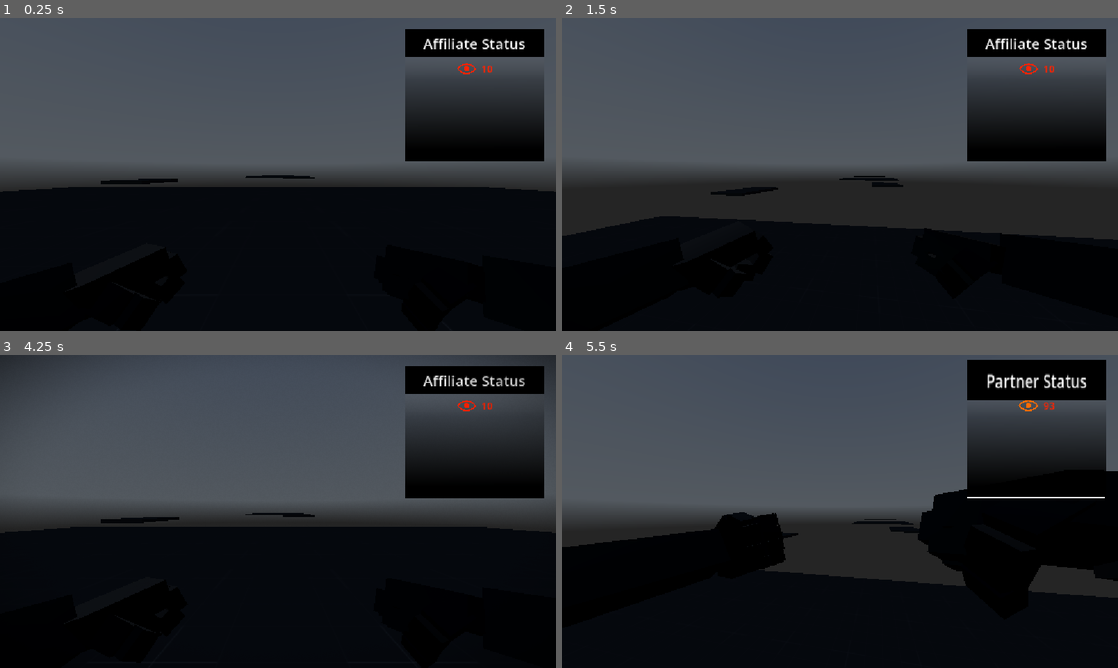
Above: before the commit, frames 1-4 (two rows, left to right).
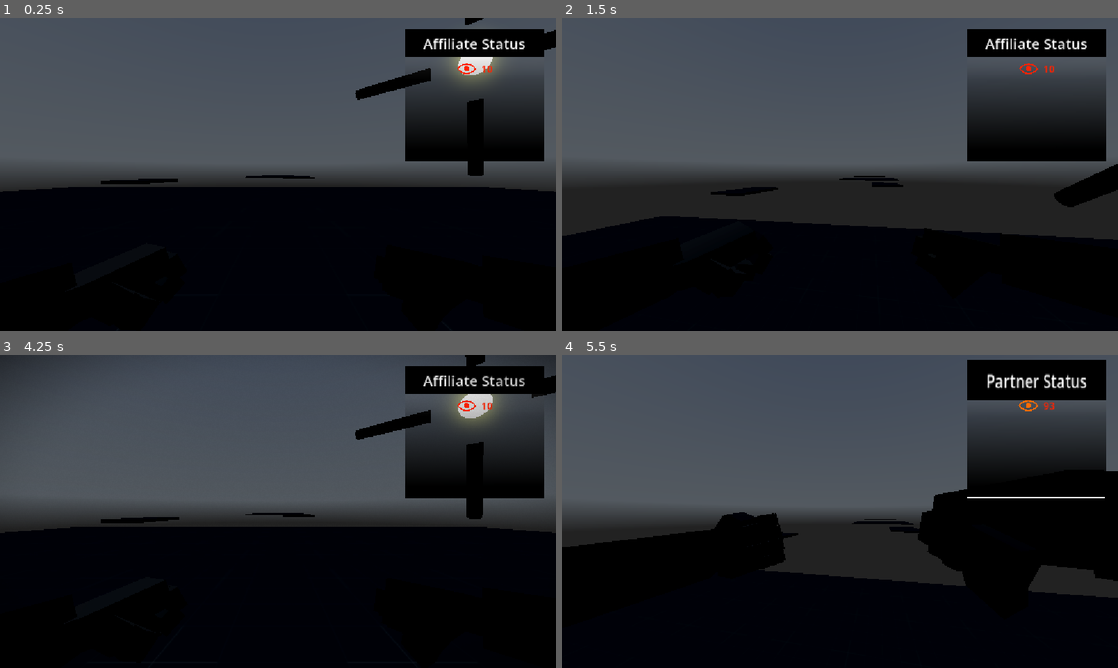
Above: after the commit, the same moments.

Repository: awesomness560/ParryEverything
Game: Godot game, scene res://main.tscn
The game is run twice, just before and just after one commit, with the same random seed, the same clock (stepped at 60 frames per second) and the same inputs. A sky picture missing from this copy of the repository is replaced by a grey-blue gradient.
Inputs (mouse positions are in pixels of both pictures, inside the frame that each line leads up to):
- Up to frame 1 (0.25 s): no input
- Up to frame 2 (1.5 s): move the mouse to (867, 174) at 0.52 s; hold Right mouse button (parry_activate) 0.53-1.28 s; hold W (forward) from 0.53 s (still down); tap Space (jump) at 0.77 s; move the mouse to (812, 174) at 1.27 s; tap L (taunt) at 1.35 s
- Up to frame 3 (4.25 s): keep holding W (forward); tap Space (jump) at 1.52, 3.02, 3.77 s; move the mouse to (289, 505) at 2.02 s; hold 1 2.03-2.78 s; move the mouse to (272, 517) at 2.77 s; tap 2 at 2.85 s; move the mouse to (316, 514) at 3.52 s; hold 3 from 3.53 s (still down); tap R (restart) at 4.15 s
- Up to frame 4 (5.5 s): keep holding W (forward); move the mouse to (795, 508) at 4.27 s; release 3 at 4.28 s; tap 4 at 4.35 s; tap Space (jump) at 4.52 s; move the mouse to (845, 511) at 5.02 s; hold Right mouse button (parry_activate) from 5.03 s (still down)

The runs differ from the first frame. In frame 1, 1.6% of the frame differs, in the area x 63-100%, y 0-51%; in frame 2, 0.8%; in frame 3, 1.8%, in the area x 63-100%, y 0-53%; in frame 4, less than 0.1%.

Commit message:
Added first enemy (started)

Diff:
--- /dev/null
+++ b/parry-everything-game/Assets/Shaders/wireframe.gdshader
@@ -0,0 +1,43 @@
+shader_type spatial;
+
+render_mode unshaded;
+
+uniform vec4 modelColor : source_color;
+uniform vec4 wireframeColor : source_color;
+
+uniform float width : hint_range(0.0, 15.) = 1.;
+uniform float modelOpacity : hint_range(0.0, 1.0) = 1.;
+
+uniform bool filtered = false;
+
+const vec3 vectors[3] = {
+	vec3(1.0, 0.0 ,0.0),
+	vec3(0.0, 1.0 ,0.0),
+	vec3(0.0, 0.0 ,1.0)
+};
+
+varying vec3 baryCoord;
+
+void vertex()
+{
+	baryCoord = vectors[VERTEX_ID % 3];
+}
+
+void fragment() {
+	vec3 dBaryCoordX = dFdx(baryCoord);
+	vec3 dBaryCoordY = dFdy(baryCoord);
+	vec3 dBaryCoord  = sqrt(dBaryCoordX*dBaryCoordX + dBaryCoordY*dBaryCoordY);
+
+	vec3 remap = smoothstep(
+		vec3(0.0),
+		dBaryCoord * width,
+		baryCoord
+	);
+
+	remap = filtered ? remap : step(.5, remap);
+
+	float closestEdge = min(min(remap.x, remap.y), remap.z);
+
+	ALBEDO = mix(wireframeColor, modelColor, closestEdge).xyz;
+	ALPHA = mix(1., modelOpacity, closestEdge);
+}
--- /dev/null
+++ b/parry-everything-game/Enemies/Laser/laser_enemy.gd
@@ -0,0 +1,161 @@
+extends Node3D
+class_name LaserEnemy
+
+enum State {
+	IDLE,
+	ATTACKING
+}
+
+@export var visualsNode : Node3D
+@export var spinningCenterNode : Node3D
+@export var amountGatheringParticles : GPUParticles3D
+
+var player : Player
+var current_state : State = State.IDLE
+
+#Tweens
+var idleTween : Tween
+var visualsSpinTween : Tween
+var attackingTween : Tween
+
+func _ready() -> void:
+	change_state(State.IDLE)
+
+func _process(delta: float) -> void:
+	match current_state:
+		State.IDLE:
+			if player:
+				change_state(State.ATTACKING)
+		State.ATTACKING:
+			if player:
+				look_at(player.global_position)
+			else:
+				change_state(State.IDLE)
+
+func change_state(new_state: State) -> void:
+	if current_state == new_state:
+		return
+
+	# Handle exiting current state
+	match current_state:
+		State.IDLE:
+			# Stop idle tweens
+			if idleTween:
+				idleTween.kill()
+			if visualsSpinTween:
+				visualsSpinTween.kill()
+			visualsNode.rotation_degrees.x = 0.0
+		State.ATTACKING:
+			# Stop attacking tweens
+			if attackingTween:
+				attackingTween.kill()
+			# Stop particles
+			if amountGatheringParticles:
+				amountGatheringParticles.emitting = false
+				amountGatheringParticles.amount_ratio = 0.0
+
+	current_state = new_state
+
+	# Handle entering new state
+	match current_state:
+		State.IDLE:
+			playIdle()
+		State.ATTACKING:
+			playAttacking()
+
+func playIdle():
+	# Continuous spin for visualsNode
+	visualsSpinTween = create_tween()
+	visualsSpinTween.set_loops()
+	visualsSpinTween.tween_property(visualsNode, "rotation_degrees:y", 360.0, 8.0).from(0.0)
+
+	# Twitching rotation for spinningCenterNode around X axis
+	idleTween = create_tween()
+	idleTween.set_loops()
+
+	for i in range(6): # 6 steps per loop cycle
+		var random_angle = randf_range(-90.0, 90.0) # Random angle between -90 and 90 degrees
+		var is_slow = randf() > 0.5 # 50% chance to be slow
+		var duration = randf_range(0.8, 1.5) if is_slow else randf_range(0.1, 0.3)
+		var trans_type = Tween.TRANS_SINE if is_slow else Tween.TRANS_QUAD
+		var ease_type = Tween.EASE_IN_OUT if is_slow else Tween.EASE_OUT
+
+		idleTween.tween_property(
+			spinningCenterNode,
+			"rotation_degrees:x",
+			random_angle,
+			duration
+		).set_trans(trans_type).set_ease(ease_type)
+
+func playAttacking():
+	playAttackingSpin()
+
+func playAttackingSpin():
+	attackingTween = create_tween()
+	attackingTween.set_parallel(true)
+
+	# Store original rotation
+	var original_rotation = spinningCenterNode.rotation_degrees.x
+
+	# Accelerating spins
+	var num_spins = 5
+	var total_duration = 3.0
+
+	attackingTween.tween_property(
+		spinningCenterNode,
+		"rotation_degrees:x",
+		original_rotation + (360.0 * num_spins),
+		total_duration
+	).set_custom_interpolator(func(v): return ease(v, 3.0))
+
+	# Tween particles amount ratio from 0 to 1
+	if amountGatheringParticles:
+		amountGatheringParticles.emitting = true
+		amountGatheringParticles.amount_ratio = 0.0
+		attackingTween.tween_property(
+			amountGatheringParticles,
+			"amount_ratio",
+			1.0,
+			total_duration
+		).set_custom_interpolator(func(v): return ease(v, 3.0))
+
+	# Connect to the tween finished signal
+	attackingTween.finished.connect(playAttackingCooldown.bind(original_rotation))
+
+func playAttackingCooldown(original_rotation: float):
+	# Check if we should continue attacking or go to idle
+	if not player:
+		change_state(State.IDLE)
+		return
+
+	# Stop particles
+	if amountGatheringParticles:
+		amountGatheringParticles.emitting = false
+		amountGatheringParticles.amount_ratio = 0.0
+
+	# Create new tween for cooldown
+	attackingTween = create_tween()
+
+	# Cooldown: one last smooth circle back to original rotation
+	attackingTween.tween_property(
+		spinningCenterNode,
+		"rotation_degrees:x",
+		original_rotation,
+		1.2
+	).set_trans(Tween.TRANS_SINE).set_ease(Tween.EASE_OUT)
+
+	# After cooldown, attack again if player still present
+	attackingTween.finished.connect(func():
+		if player and current_state == State.ATTACKING:
+			playAttacking()
+	)
+
+#region Signals
+func _on_targeting_range_body_entered(body: Node3D) -> void:
+	if body is Player:
+		player = body
+
+func _on_targeting_range_body_exited(body: Node3D) -> void:
+	if body is Player:
+		player = null
+#endregion
--- /dev/null
+++ b/parry-everything-game/Enemies/Laser/laser_enemy.tscn
@@ -0,0 +1,121 @@
+[gd_scene format=3 uid="uid://1b0jwujo5mdm"]
+
+[ext_resource type="Script" uid="uid://bym8adytbj7vb" path="res://Enemies/Laser/laser_enemy.gd" id="1_f0s5n"]
+[ext_resource type="Texture2D" uid="uid://m4cju0mr8s3h" path="res://Assets/Particles/trace_06.png" id="2_v3hqn"]
+
+[sub_resource type="SphereMesh" id="SphereMesh_buepd"]
+
+[sub_resource type="StandardMaterial3D" id="StandardMaterial3D_f0s5n"]
+albedo_color = Color(1, 0.8117647, 0.2509804, 1)
+emission_enabled = true
+emission = Color(1, 0.8117647, 0.2509804, 1)
+emission_energy_multiplier = 5.0
+
+[sub_resource type="Curve" id="Curve_7f2vb"]
+_limits = [0.0, 1.0, 0.0, 92.9]
+_data = [Vector2(0, 119.86), 0.0, 0.0, 0, 0]
+point_count = 1
+
+[sub_resource type="CurveTexture" id="CurveTexture_7myrs"]
+curve = SubResource("Curve_7f2vb")
+
+[sub_resource type="Curve" id="Curve_v3hqn"]
+_data = [Vector2(0, 1), 0.0, 0.0, 0, 0, Vector2(1, 0.33418226), 0.0, 0.0, 0, 0]
+point_count = 2
+
+[sub_resource type="Curve" id="Curve_7myrs"]
+_data = [Vector2(0, 1), 0.0, 0.0, 0, 0, Vector2(1, 1), 0.0, 0.0, 0, 0]
+point_count = 2
+
+[sub_resource type="Curve" id="Curve_32voo"]
+_data = [Vector2(0, 1), 0.0, 0.0, 0, 0, Vector2(1, 1), 0.0, 0.0, 0, 0]
+point_count = 2
+
+[sub_resource type="CurveXYZTexture" id="CurveXYZTexture_t73sw"]
+curve_x = SubResource("Curve_v3hqn")
+curve_y = SubResource("Curve_7myrs")
+curve_z = SubResource("Curve_32voo")
+
+[sub_resource type="ParticleProcessMaterial" id="ParticleProcessMaterial_32voo"]
+particle_flag_align_y = true
+emission_shape_scale = Vector3(4, 4, 4)
+emission_shape = 1
+emission_sphere_radius = 1.0
+spread = 180.0
+flatness = 1.0
+gravity = Vector3(0, 0, 0)
+radial_accel_min = -60.0
+radial_accel_max = -40.0
+scale_curve = SubResource("CurveXYZTexture_t73sw")
+color = Color(1, 0.54901963, 0.3137255, 1)
+emission_curve = SubResource("CurveTexture_7myrs")
+
+[sub_resource type="StandardMaterial3D" id="StandardMaterial3D_t73sw"]
+transparency = 1
+cull_mode = 2
+shading_mode = 0
+vertex_color_use_as_albedo = true
+albedo_texture = ExtResource("2_v3hqn")
+
+[sub_resource type="QuadMesh" id="QuadMesh_5uikk"]
+material = SubResource("StandardMaterial3D_t73sw")
+
+[sub_resource type="CylinderMesh" id="CylinderMesh_v3hqn"]
+
+[sub_resource type="StandardMaterial3D" id="StandardMaterial3D_7f2vb"]
+albedo_color = Color(0, 0, 0, 1)
+
+[sub_resource type="SphereShape3D" id="SphereShape3D_v3hqn"]
+radius = 17.617
+
+[node name="LaserEnemy" type="Node3D" unique_id=1303688957 node_paths=PackedStringArray("visualsNode", "spinningCenterNode", "amountGatheringParticles")]
+script = ExtResource("1_f0s5n")
+visualsNode = NodePath("Visuals")
+spinningCenterNode = NodePath("Visuals/SpinningCenter")
+amountGatheringParticles = NodePath("Visuals/Core/LaserGatheringEffects")
+
+[node name="Visuals" type="Node3D" parent="." unique_id=1170579411]
+transform = Transform3D(-4.371139e-08, 0, 1, 0, 1, 0, -1, 0, -4.371139e-08, 0, 0, 0)
+
+[node name="Core" type="MeshInstance3D" parent="Visuals" unique_id=1092263609]
+mesh = SubResource("SphereMesh_buepd")
+surface_material_override/0 = SubResource("StandardMaterial3D_f0s5n")
+
+[node name="LaserGatheringEffects" type="GPUParticles3D" parent="Visuals/Core" unique_id=1950230035]
+transform = Transform3D(1, 0, 0, 0, 1, 0, 0, 0, 1, 1.6024771, 0, 7.00465e-08)
+emitting = false
+amount = 100
+lifetime = 0.2
+transform_align = 3
+process_material = SubResource("ParticleProcessMaterial_32voo")
+draw_pass_1 = SubResource("QuadMesh_5uikk")
+
+[node name="SpinningCenter" type="Node3D" parent="Visuals" unique_id=604877986]
+
+[node name="Spinning1" type="MeshInstance3D" parent="Visuals/SpinningCenter" unique_id=528133030]
+transform = Transform3D(0.54, 0, 0, 0, 1.66, 0, 0, 0, 0.54, 0, 3.095345, 0)
+mesh = SubResource("CylinderMesh_v3hqn")
+surface_material_override/0 = SubResource("StandardMaterial3D_7f2vb")
+
+[node name="Spinning3" type="MeshInstance3D" parent="Visuals/SpinningCenter" unique_id=744575087]
+transform = Transform3D(0.54, 0, 0, 0, 1.66, 0, 0, 0, 0.54, 0, -3.2081943, 0)
+mesh = SubResource("CylinderMesh_v3hqn")
+surface_material_override/0 = SubResource("StandardMaterial3D_7f2vb")
+
+[node name="Spinning2" type="MeshInstance3D" parent="Visuals/SpinningCenter" unique_id=981494832]
+transform = Transform3D(0.54, 0, 0, 0, -7.25609e-08, -0.54, 0, 1.66, -2.360415e-08, 0, 0, -3.147647)
+mesh = SubResource("CylinderMesh_v3hqn")
+surface_material_override/0 = SubResource("StandardMaterial3D_7f2vb")
+
+[node name="Spinning4" type="MeshInstance3D" parent="Visuals/SpinningCenter" unique_id=408826228]
+transform = Transform3D(0.54, 0, 0, 0, -7.25609e-08, -0.54, 0, 1.66, -2.360415e-08, 0, 0, 3.1019502)
+mesh = SubResource("CylinderMesh_v3hqn")
+surface_material_override/0 = SubResource("StandardMaterial3D_7f2vb")
+
+[node name="TargetingRange" type="Area3D" parent="." unique_id=1072926406]
+
+[node name="CollisionShape3D" type="CollisionShape3D" parent="TargetingRange" unique_id=1729486401]
+shape = SubResource("SphereShape3D_v3hqn")
+
+[connection signal="body_entered" from="TargetingRange" to="." method="_on_targeting_range_body_entered"]
+[connection signal="body_exited" from="TargetingRange" to="." method="_on_targeting_range_body_exited"]
--- a/parry-everything-game/main.tscn
+++ b/parry-everything-game/main.tscn
@@ -5,6 +5,7 @@
 [ext_resource type="PackedScene" uid="uid://cdltdlvu3ok6r" path="res://Player/player.tscn" id="3_h2yge"]
 [ext_resource type="Texture2D" uid="uid://c463ifydem1d6" path="res://Assets/citrus_orchard_road_puresky_4k.exr" id="4_1bvp3"]
 [ext_resource type="AudioStream" uid="uid://8sogqgrivup2" path="res://Assets/Sounds/itsgoingdownnow.mp3" id="5_lquwl"]
+[ext_resource type="PackedScene" uid="uid://1b0jwujo5mdm" path="res://Enemies/Laser/laser_enemy.tscn" id="6_7mycd"]
 
 [sub_resource type="PanoramaSkyMaterial" id="PanoramaSkyMaterial_lquwl"]
 panorama = ExtResource("4_1bvp3")
@@ -18,6 +19,7 @@
 sky = SubResource("Sky_7mycd")
 ambient_light_source = 3
 reflected_light_source = 2
+glow_enabled = true
 
 [sub_resource type="BoxMesh" id="BoxMesh_1bvp3"]
 
@@ -107,3 +109,6 @@
 
 [node name="CollisionShape3D" type="CollisionShape3D" parent="Floor5/StaticBody3D" unique_id=1612006788]
 shape = SubResource("BoxShape3D_7mycd")
+
+[node name="LaserEnemy" parent="." unique_id=1303688957 instance=ExtResource("6_7mycd")]
+transform = Transform3D(1, 0, 0, 0, 1, 0, 0, 0, 1, 7.8973503, 5.5750523, -8.407674)
Binary file added: parry-everything-game/Assets/Particles/circle_01.png
Not shown, added: parry-everything-game/Assets/Particles/circle_01.png.import
Binary file added: parry-everything-game/Assets/Particles/circle_02.png
Not shown, added: parry-everything-game/Assets/Particles/circle_02.png.import
Binary file added: parry-everything-game/Assets/Particles/circle_03.png
Not shown, added: parry-everything-game/Assets/Particles/circle_03.png.import
Binary file added: parry-everything-game/Assets/Particles/circle_04.png
Not shown, added: parry-everything-game/Assets/Particles/circle_04.png.import
Binary file added: parry-everything-game/Assets/Particles/circle_05.png
Not shown, added: parry-everything-game/Assets/Particles/circle_05.png.import
Binary file added: parry-everything-game/Assets/Particles/dirt_01.png
Not shown, added: parry-everything-game/Assets/Particles/dirt_01.png.import
(and 150 more such lines)
